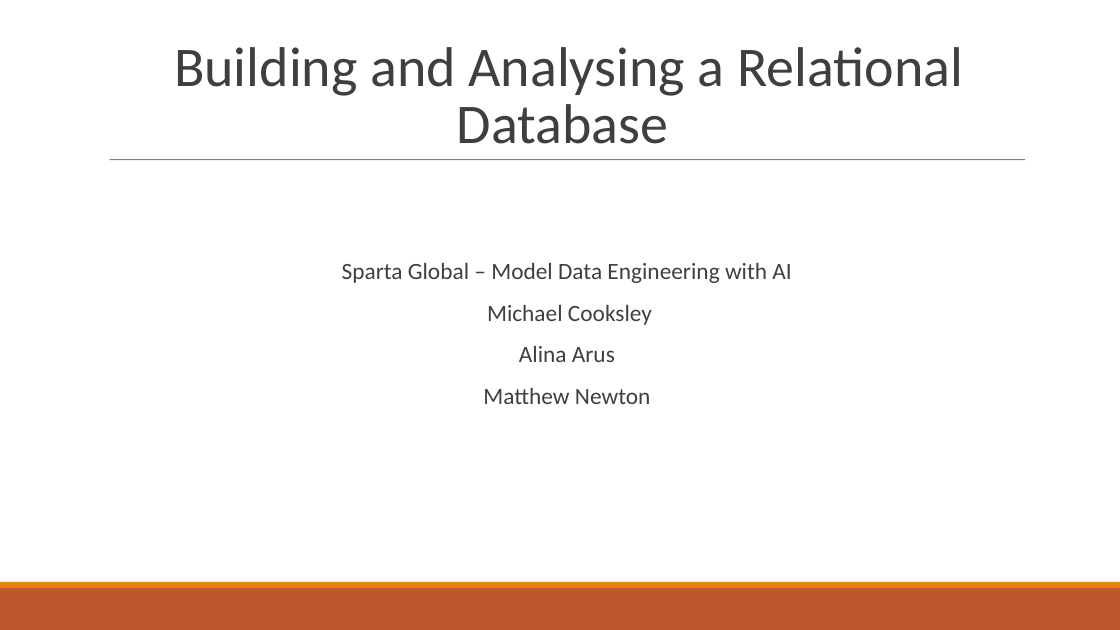
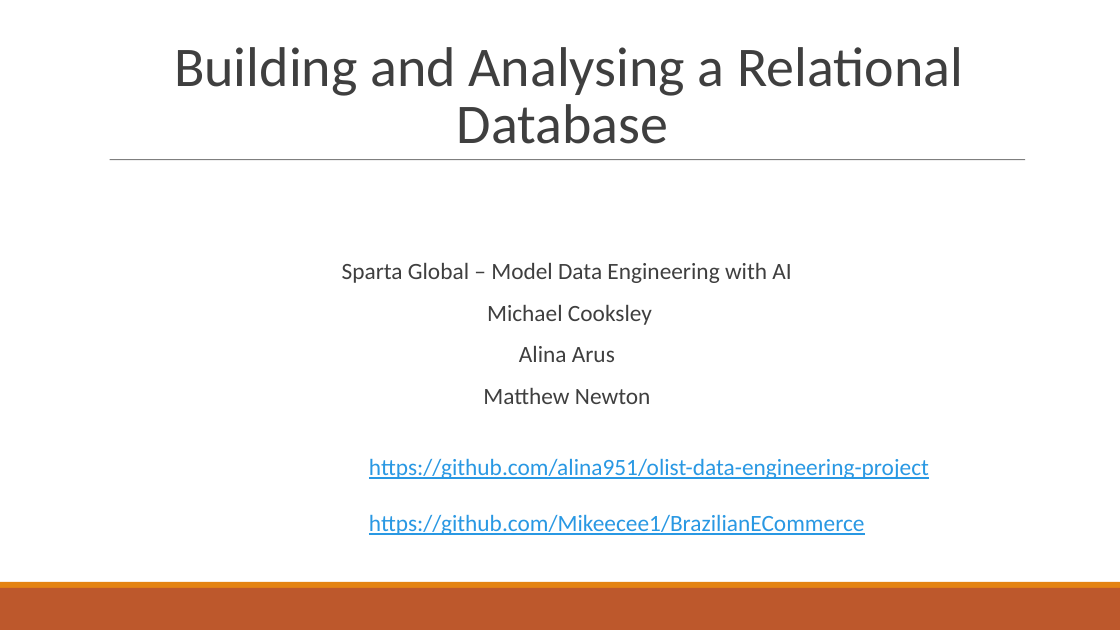
Before and after one commit to Mikeecee1/BrazilianECommerce, a slide deck: slide 1 of Mini-project-SpartaEd.pptx. Drawn at 1120x630 pixels with LibreOffice and Linux fonts; fonts in the diff are those of the drawing; background and template pictures are left out. Boxes give left, top, right and bottom in pixels: in the first picture for what was removed or moved away, otherwise in the second. Text is boxed around its words. In the diff, an @@ line names an element or a change of style, - is before the commit and + after.

```diff
--- a/Mini-project-SpartaEd.pptx
+++ b/Mini-project-SpartaEd.pptx
@@ text "Sparta Global – Model Data ..." at <box>342,263,791,404</box>: indent changed @@
@@ text added at <box>369,458,929,535</box>, 20 pt, text #2998E3, underline @@
+https://github.com/alina951/olist-data-engineering-project
+https://github.com/Mikeecee1/BrazilianECommerce
```
Also in this commit, not shown: 3 other slides changed, 2 slides added, 2 slides removed, 1 other file.
